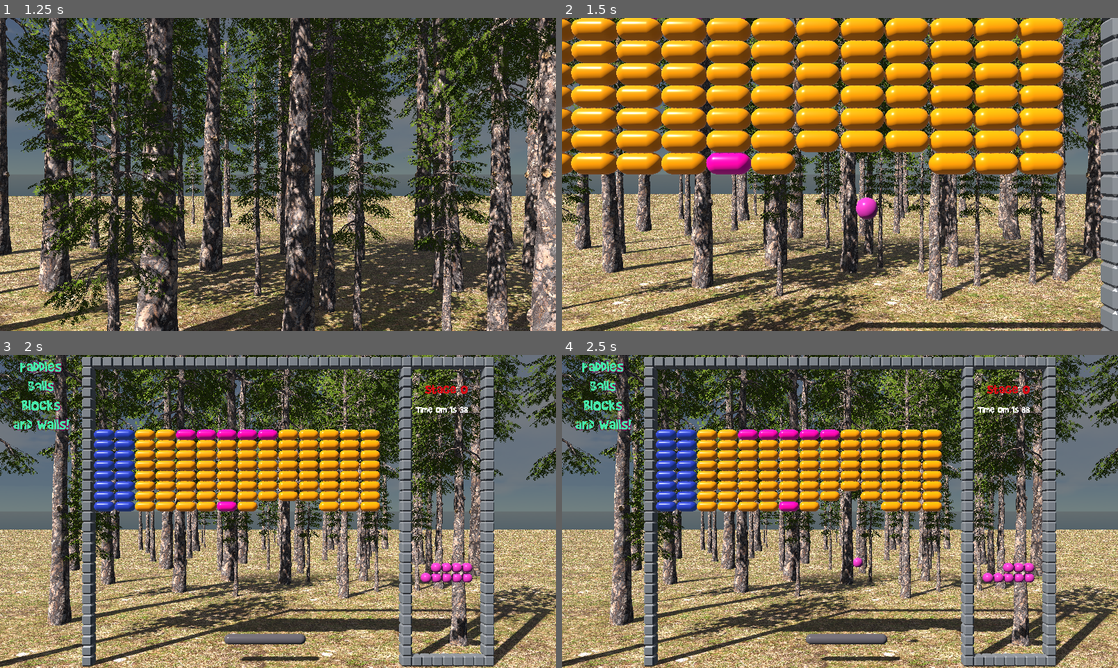
Above: before the commit, frames 1-4 (two rows, left to right).
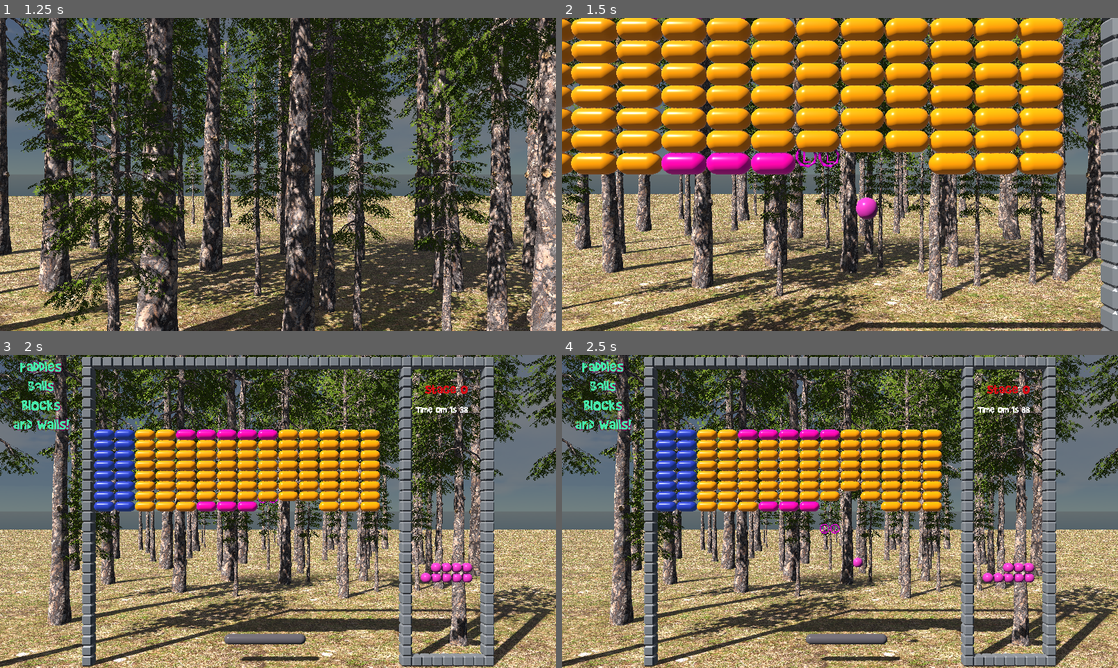
Above: after the commit, the same moments.

Repository: Chaduke/paddles_balls_blocks_walls
Game: Godot game, scene res://scenes/main.tscn
Same seed, same stepped clock (60 frames per second), same inputs: the game is played once before the commit and once after it.
Inputs (mouse positions are in pixels of both pictures, inside the frame that each line leads up to):
- Up to frame 1 (1.25 s): move the mouse to (305, 174) at 0.52 s; right-click (305, 174) at 0.6 s
- Up to frame 2 (1.5 s): move the mouse to (812, 174) at 1.27 s; click (812, 174) at 1.35 s
- Up to frame 3 (2 s): no input
- Up to frame 4 (2.5 s): tap Enter at 2 s; move the mouse to (851, 505) at 2.02 s; right-click (851, 505) at 2.1 s

Frame 1 is identical in both runs. In frame 2, 1.2% of the frame differs, in the area x 17-50%, y 42-50%; in frame 3, 0.2%; in frame 4, 0.3%.

Commit message:
Now properly supporting 4 different item pickup types in the right gutter!

Diff:
--- a/project.godot
+++ b/project.godot
@@ -14,6 +14,10 @@
 run/main_scene="res://scenes/main.tscn"
 config/features=PackedStringArray("4.3", "Forward Plus")
 config/icon="res://icon.svg"
+
+[autoload]
+
+Global="*res://scripts/global.gd"
 
 [display]
 
--- a/scenes/blocks_0.tscn
+++ b/scenes/blocks_0.tscn
@@ -231,15 +231,6 @@
 [node name="block80" parent="." instance=ExtResource("1_3urk2")]
 transform = Transform3D(1, 0, 0, 0, 1, 0, 0, 0, 1, 9.5, 15.5, 0)
 
-[node name="block81" parent="." instance=ExtResource("1_3urk2")]
-transform = Transform3D(1, 0, 0, 0, 1, 0, 0, 0, 1, 11.5, 15.5, 0)
-
-[node name="block83" parent="." instance=ExtResource("1_3urk2")]
-transform = Transform3D(1, 0, 0, 0, 1, 0, 0, 0, 1, 15.5, 15.5, 0)
-
-[node name="block84" parent="." instance=ExtResource("1_3urk2")]
-transform = Transform3D(1, 0, 0, 0, 1, 0, 0, 0, 1, 17.5, 15.5, 0)
-
 [node name="block85" parent="." instance=ExtResource("1_3urk2")]
 transform = Transform3D(1, 0, 0, 0, 1, 0, 0, 0, 1, 19.5, 15.5, 0)
 
@@ -335,6 +326,19 @@
 
 [node name="block82" parent="." instance=ExtResource("3_46yvw")]
 transform = Transform3D(1, 0, 0, 0, 1, 0, 0, 0, 1, 13.5, 15.5, 0)
+item_type = "Grower"
+
+[node name="block84" parent="." instance=ExtResource("3_46yvw")]
+transform = Transform3D(1, 0, 0, 0, 1, 0, 0, 0, 1, 11.5, 15.5, 0)
+item_type = "Smallballs"
+
+[node name="block83" parent="." instance=ExtResource("3_46yvw")]
+transform = Transform3D(1, 0, 0, 0, 1, 0, 0, 0, 1, 15.5, 15.5, 0)
+item_type = "Shrinker"
+
+[node name="block113" parent="." instance=ExtResource("3_46yvw")]
+transform = Transform3D(1, 0, 0, 0, 1, 0, 0, 0, 1, 17.5, 15.5, 0)
+item_type = "Largeballs"
 
 [node name="block6" parent="." instance=ExtResource("3_46yvw")]
 transform = Transform3D(1, 0, 0, 0, 1, 0, 0, 0, 1, 15.5, 22.5, 0)
--- a/scenes/main.tscn
+++ b/scenes/main.tscn
@@ -32,6 +32,7 @@
 
 [node name="paddle" parent="." instance=ExtResource("5_478fp")]
 transform = Transform3D(1, 0, 0, 0, 1, 0, 0, 0, 1, 0, 2.5, -37)
+collision_mask = 5
 
 [node name="stage" parent="." instance=ExtResource("4_mb6a1")]
 transform = Transform3D(1, 0, 0, 0, 1, 0, 0, 0, 1, -18.5, 0, -37)
--- a/scenes/pickup_item.tscn
+++ b/scenes/pickup_item.tscn
@@ -1,20 +1,22 @@
-[gd_scene load_steps=5 format=3 uid="uid://c8i11mfr84cg7"]
+[gd_scene load_steps=8 format=3 uid="uid://c8i11mfr84cg7"]
 
 [ext_resource type="PackedScene" uid="uid://ddr0svip01mdr" path="res://assets/models/grower.glb" id="1_eibgq"]
 [ext_resource type="Script" path="res://scripts/pickup_item.gd" id="1_t3jms"]
 [ext_resource type="FontFile" uid="uid://y2fv3f1jprtd" path="res://assets/fonts/bb.ttf" id="3_l8ywv"]
+[ext_resource type="PackedScene" uid="uid://dyfbs5or03n2f" path="res://assets/models/shrinker.glb" id="4_al7nh"]
+[ext_resource type="PackedScene" uid="uid://bwvcotd83mrs3" path="res://assets/models/smallballs.glb" id="4_rce14"]
+[ext_resource type="PackedScene" uid="uid://22r3q04noqmr" path="res://assets/models/largeballs.glb" id="6_vrkwf"]
 
 [sub_resource type="BoxShape3D" id="BoxShape3D_wdw47"]
 size = Vector3(2, 1, 1)
 
 [node name="pickup_item" type="CharacterBody3D"]
+collision_layer = 4
 collision_mask = 2
 script = ExtResource("1_t3jms")
 
 [node name="CollisionShape3D" type="CollisionShape3D" parent="."]
 shape = SubResource("BoxShape3D_wdw47")
-
-[node name="Grower" parent="." instance=ExtResource("1_eibgq")]
 
 [node name="pickup_timer" type="Label3D" parent="."]
 transform = Transform3D(1, 0, 0, 0, 1, 0, 0, 0, 1, 0, -0.809, 0)
@@ -22,3 +24,15 @@
 text = "0"
 font = ExtResource("3_l8ywv")
 font_size = 200
+
+[node name="Grower" parent="." instance=ExtResource("1_eibgq")]
+visible = false
+
+[node name="Smallballs" parent="." instance=ExtResource("4_rce14")]
+visible = false
+
+[node name="Shrinker" parent="." instance=ExtResource("4_al7nh")]
+visible = false
+
+[node name="Largeballs" parent="." instance=ExtResource("6_vrkwf")]
+visible = false
--- a/scripts/block_pink.gd
+++ b/scripts/block_pink.gd
@@ -1,5 +1,5 @@
 extends StaticBody3D
-@export var item_type : String = "Grower"
+@export var item_type : String = "Random"
 var item_scene = preload("res://scenes/pickup_item.tscn")
 
 func _on_tree_exiting():
@@ -9,4 +9,4 @@
 	item_instance.position.z = -37
 	item_instance.item_type = item_type
 	get_tree().root.get_child(0).add_child(item_instance)
-	print("Item added at " + str(position))
+	#print("Item added at " + str(position))
--- /dev/null
+++ b/scripts/global.gd
@@ -0,0 +1,15 @@
+# global.gd
+extends Node
+
+var items_active = 0
+var max_active_items = 4
+
+func increment_items_active():
+	if items_active < max_active_items:
+		items_active += 1
+		return true
+	return false
+
+func decrement_items_active():
+	if items_active > 0:
+		items_active -= 1
--- a/scripts/paddle.gd
+++ b/scripts/paddle.gd
@@ -2,8 +2,8 @@
 
 # Called when the node enters the scene tree for the first time.
 func _ready():
-	print("Hello from paddle!")
-
+	#print("Hello from paddle!")
+	pass
 # Called every frame. 'delta' is the elapsed time since the previous frame.
 func _process(_delta):
 	if Input.is_action_pressed("swing_paddle"):
--- a/scripts/pickup_item.gd
+++ b/scripts/pickup_item.gd
@@ -2,15 +2,31 @@
 @export var item_type: String = "Random"
 @onready var collision_shape_3d = $CollisionShape3D
 @onready var pickup_timer = $pickup_timer
+@onready var grower = $Grower
+@onready var shrinker = $Shrinker
+@onready var smallballs = $Smallballs
+@onready var largeballs = $Largeballs
 
 var state
 var start_position
 var elapsed_time = 0.0
 var timer = 10
 
+var target_position = Vector3(0,0,0)
+
 func _ready():
 	state = 0
 	start_position = position
+	if item_type == "Random":
+		pick_random()
+	if item_type == "Grower":
+		grower.visible = true
+	elif item_type == "Shrinker":
+		shrinker.visible = true
+	elif item_type == "Smallballs":
+		smallballs.visible = true
+	elif item_type == "Largeballs":
+		largeballs.visible = true
 
 func _process(delta):
 	if state == 0:
@@ -24,6 +40,7 @@
 		var secs = int(elapsed_time) % 60
 		pickup_timer.text = str(timer - secs)
 		if secs == timer:
+			Global.decrement_items_active()
 			queue_free()
 
 func move_up():
@@ -36,17 +53,46 @@
 	if position.y > 0:
 		var collision = move_and_collide(Vector3(0,-0.1,0))
 		if collision:
-			collision_shape_3d.disabled = true
-			state = 2
-			if item_type == "Grower":
-				# change the paddle size if possible
-				pass
+			# set the target position based on how many are active
+			if Global.increment_items_active():
+				state = 2
+				collision_shape_3d.disabled = true
+				if Global.items_active == 1:
+					target_position = Vector3(15,15,-37)
+				elif Global.items_active == 2:
+					target_position = Vector3(18,15,-37)
+				elif Global.items_active == 3:
+					target_position = Vector3(15,13,-37)
+				elif Global.items_active == 4:
+					target_position = Vector3(18,13,-37)
+				if item_type == "Grower":
+					# change the paddle size if possible
+					pass
+			else:
+				queue_free()
 	else:
 		queue_free()
 
 func move_right():
-	if position.x < 15:
-		position.x += 0.3
+	# Current position
+	var current_position = global_transform.origin
+	if current_position.distance_to(target_position) > 0.01:
+		# Interpolate towards target position
+		var new_position = current_position.lerp(target_position, 0.1)
+		global_transform.origin = new_position
 	else:
 		state = 3
 		pickup_timer.visible = true
+
+func pick_random():
+	var rng = RandomNumberGenerator.new()
+	rng.randomize() # Ensure randomness by randomizing the seed
+	var random_int = rng.randi_range(0, 3)
+	if random_int == 0:
+		item_type = "Grower"
+	elif random_int == 1:
+		item_type = "Shrinker"
+	elif random_int == 2:
+		item_type = "Largeballs"
+	elif random_int == 3:
+		item_type = "Smallballs"
